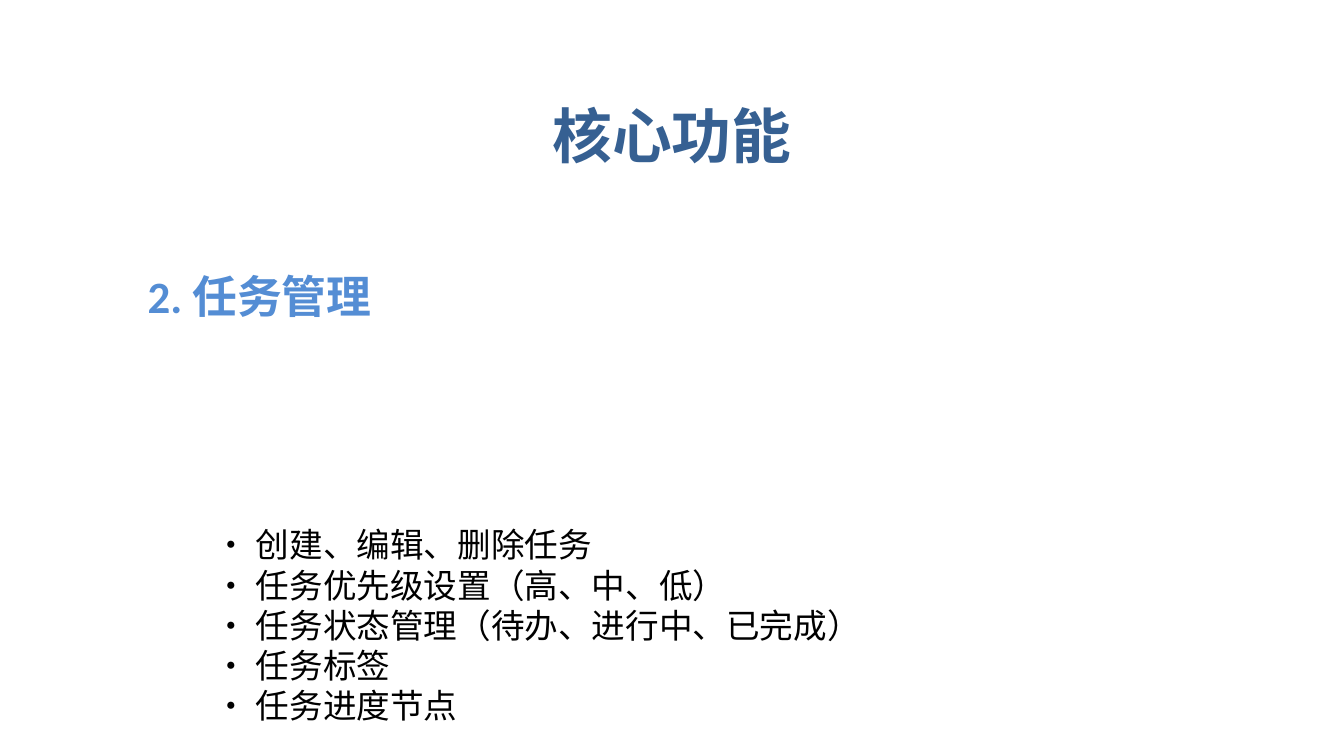
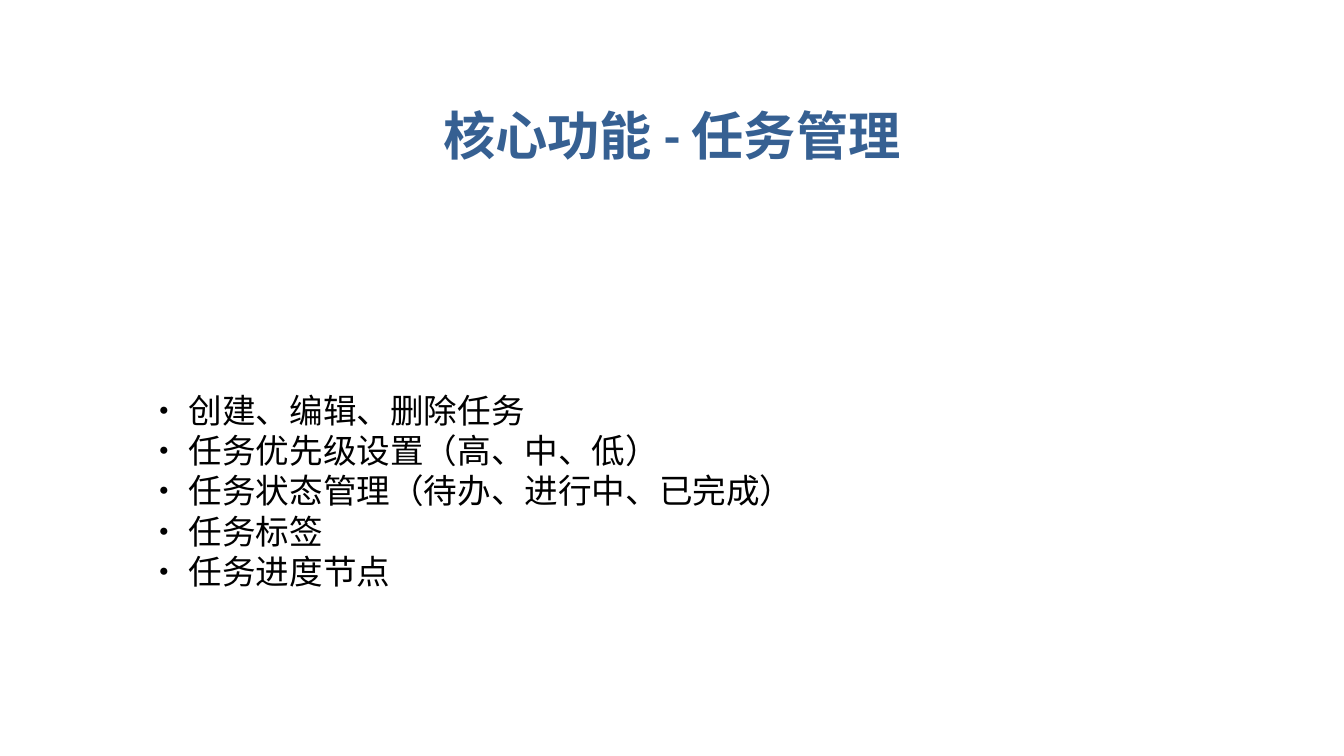
Before and after one commit to nidhaggur/NotMatters, a slide deck: slide 6 of NotMatters_Presentation.pptx. Drawn at 1344x756 pixels with LibreOffice and Linux fonts; fonts in the diff are those of the drawing. Boxes give left, top, right and bottom in pixels: in the first picture for what was removed or moved away, otherwise in the second. Text is boxed around its words. In the diff, an @@ line names an element or a change of style, - is before the commit and + after.

```diff
--- a/NotMatters_Presentation.pptx
+++ b/NotMatters_Presentation.pptx
@@ text at <box>443,110,901,160</box>: text changed; size 32 to 28 pt @@
-核心功能
+核心功能 - 任务管理
@@ text "• 创建、编辑、删除任务 • 任务优先级设置（高、中、低） • ...": place and size @@
-text "• 创建、编辑、删除任务 • 任务优先级设置（高、中、低） • ..." at <box>256,528,861,721</box>
+text "• 创建、编辑、删除任务 • 任务优先级设置（高、中、低） • ..." at <box>189,394,794,587</box>
@@ text removed at <box>148,274,371,317</box> @@
-2. 任务管理
```
Also in this commit, not shown: 17 other slides changed, 1 slide removed, 1 other file.
